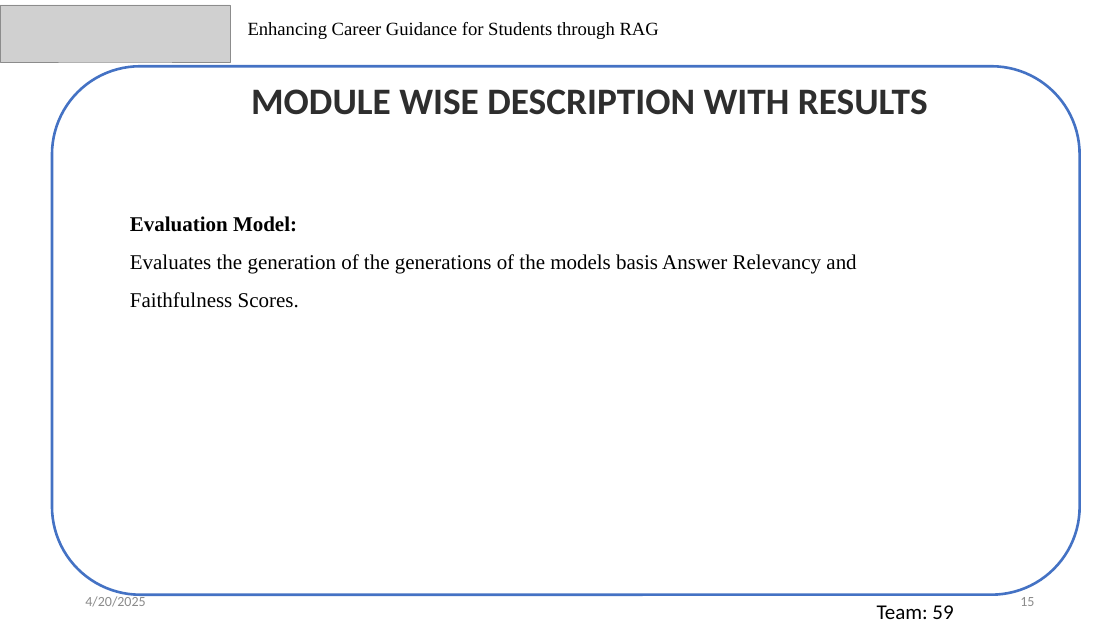
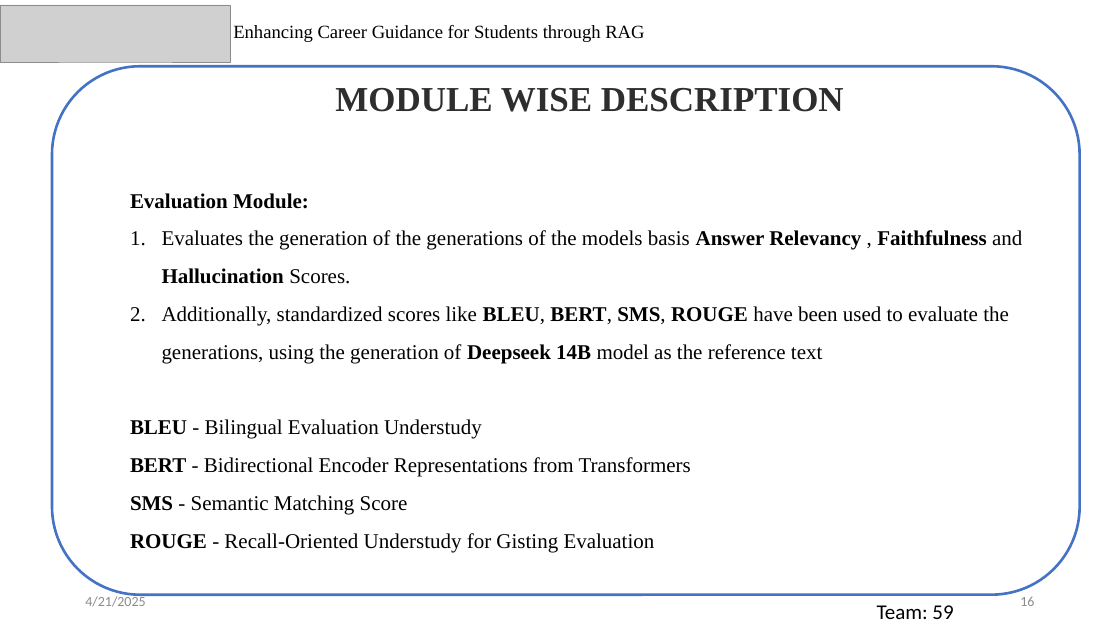
Before and after one commit to akhilswarop/RAG, a slide deck: slide 16 of External Review/External Review PPT.pptx (slide 15 before the commit). Drawn at 1120x630 pixels with LibreOffice and Linux fonts; fonts in the diff are those of the drawing; grey boxes stand for pictures. Boxes give left, top, right and bottom in pixels: in the first picture for what was removed or moved away, otherwise in the second. Text is boxed around its words. In the diff, an @@ line names an element or a change of style, - is before the commit and + after.

```diff
--- a/External Review/External Review PPT.pptx
+++ b/External Review/External Review PPT.pptx
@@ text "Enhancing Career Guidance for Students ...": place and size @@
-text "Enhancing Career Guidance for Students ..." at (248, 22, 659, 39)
+text "Enhancing Career Guidance for Students ..." at (233, 25, 644, 42)
@@ text at (335, 88, 844, 112): text changed; size 32 to 30 pt; font Calibri to Times New Roman @@
-MODULE WISE DESCRIPTION WITH RESULTS
+MODULE WISE DESCRIPTION
@@ text at (130, 193, 1022, 553): text changed @@
-Evaluation Model:
-Evaluates the generation of the generations of the models basis Answer Relevancy and Faithfulness Scores.
+Evaluation Module:
+1. Evaluates the generation of the generations of the models basis Answer Relevancy , Faithfulness and Hallucination Scores.
+2. Additionally, standardized scores like BLEU, BERT, SMS, ROUGE have been used to evaluate the generations, using the generation of Deepseek 14B model as the reference text
+BLEU - Bilingual Evaluation Understudy
+BERT - Bidirectional Encoder Representations from Transformers
+SMS - Semantic Matching Score
+ROUGE - Recall-Oriented Understudy for Gisting Evaluation
@@ text at (85, 594, 145, 607): text changed @@
-4/20/2025
+4/21/2025
```
Also in this commit, not shown: 27 other slides changed, 4 slides added.
